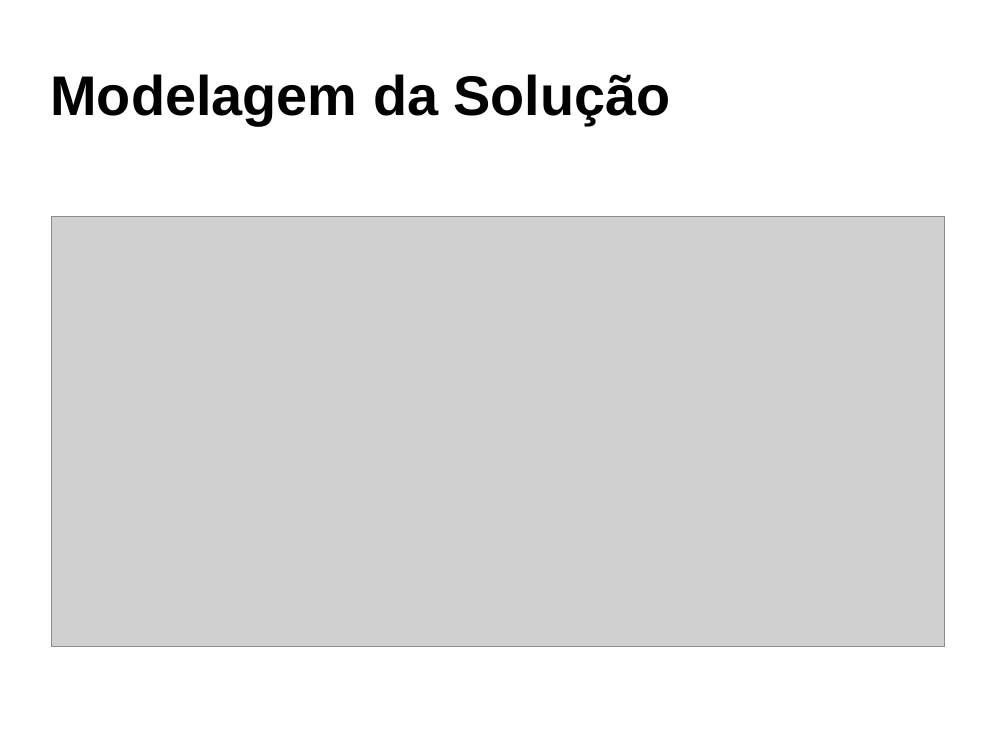
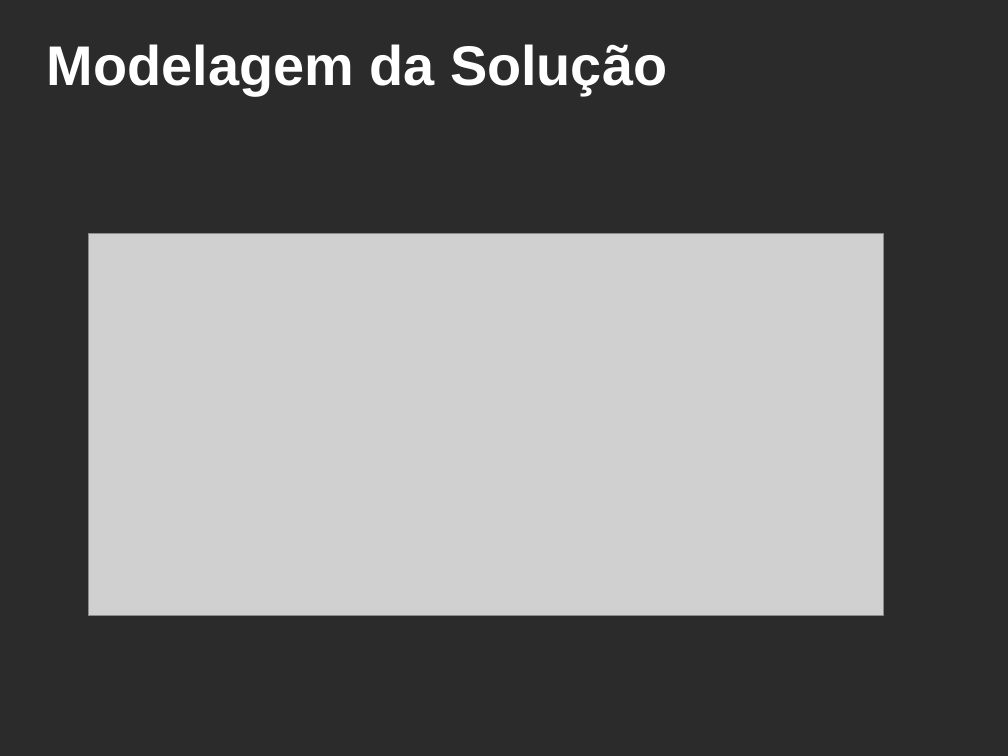
Before and after one commit to brunobuss/lojasim, a slide deck: slide 5 of docs/Apresentação_SO.odp. Drawn at 1008x756 pixels with LibreOffice and Linux fonts; fonts in the diff are those of the drawing; grey boxes stand for pictures; background and template pictures are left out; a plain dark background stands for a picture behind light text. Boxes give left, top, right and bottom in pixels: in the first picture for what was removed or moved away, otherwise in the second. Text is boxed around its words. In the diff, an @@ line names an element or a change of style, - is before the commit and + after.

```diff
--- a/docs/Apresentação_SO.odp
+++ b/docs/Apresentação_SO.odp
@@ background #FFFFFF to picture (left out) @@
@@ title "Modelagem da Solução": place and size @@
-title "Modelagem da Solução" at <box>50,74,671,125</box>
+title "Modelagem da Solução" at <box>47,44,667,95</box>
@@ title "Modelagem da Solução" at <box>47,44,667,95</box>: text colour #000000 to #FFFFFF @@
@@ picture: place and size @@
-picture at <box>52,217,946,647</box>
+picture at <box>89,234,884,617</box>
```
Also in this commit, not shown: 13 other slides changed, 1 other file.
